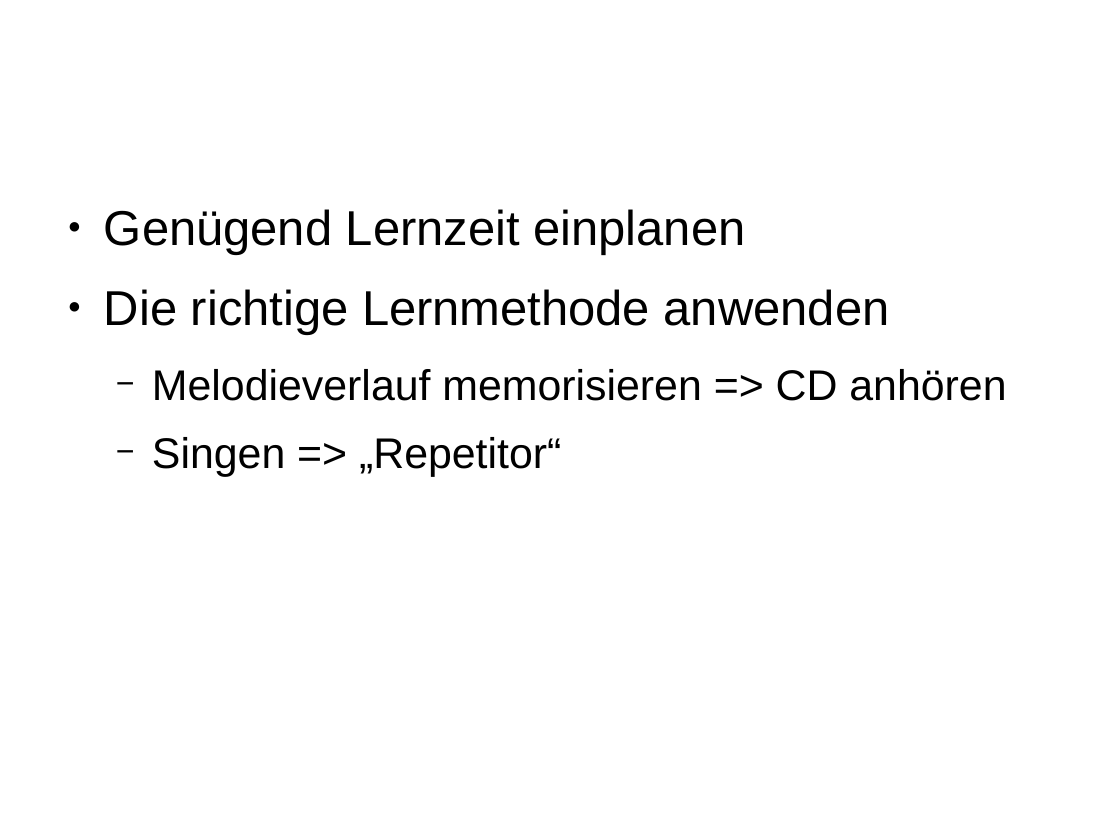
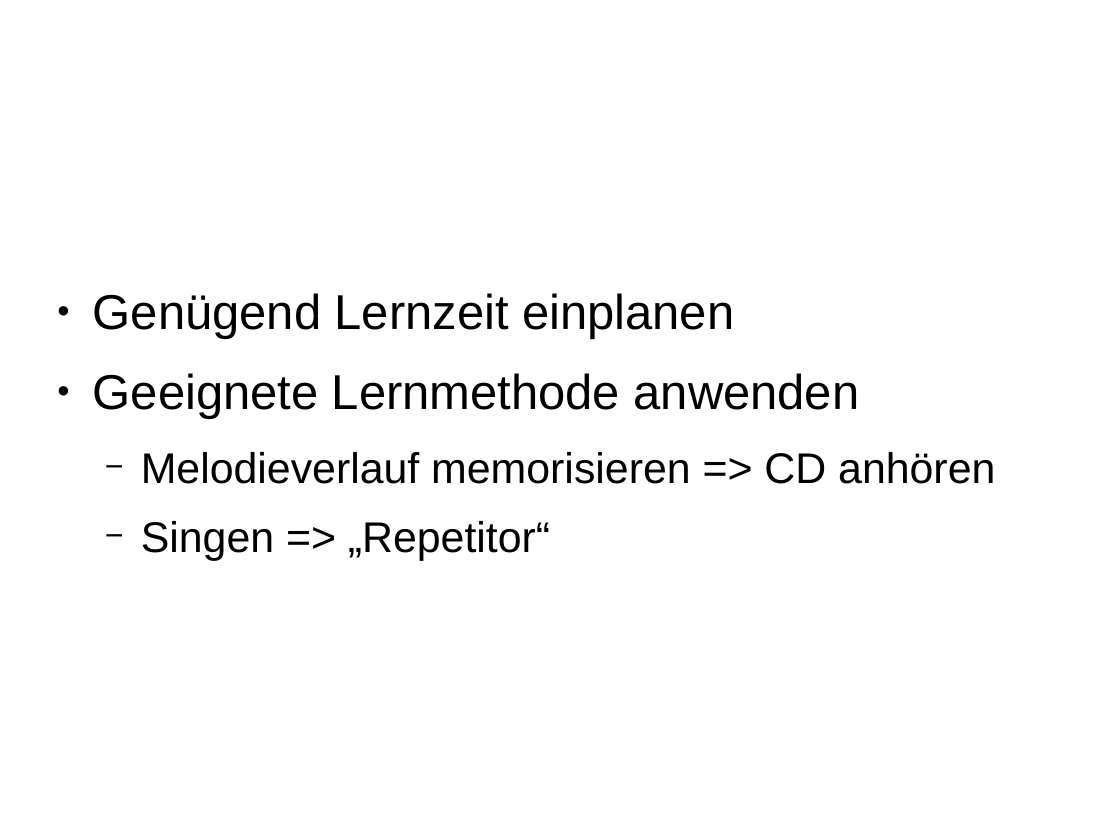
Before and after one commit to free-creations/Repetitor, a slide deck: slide 13 of UserGuide/MusikLernen.odp (slide 12 before the commit). Drawn at 1120x840 pixels with LibreOffice and Linux fonts; fonts in the diff are those of the drawing; background and template pictures are left out. Boxes give left, top, right and bottom in pixels: in the first picture for what was removed or moved away, otherwise in the second. Text is boxed around its words. In the diff, an @@ line names an element or a change of style, - is before the commit and + after.

```diff
--- a/UserGuide/MusikLernen.odp
+++ b/UserGuide/MusikLernen.odp
@@ text "Genügend Lernzeit einplanen": place and size @@
-text "Genügend Lernzeit einplanen" at (104, 209, 1006, 477)
+text "Genügend Lernzeit einplanen" at (93, 293, 995, 561)
@@ text at (93, 373, 860, 419): text changed @@
-● Die richtige Lernmethode anwenden
+● Geeignete Lernmethode anwenden
```
Also in this commit, not shown: 4 other slides changed, 1 slide added, 3 other files.
